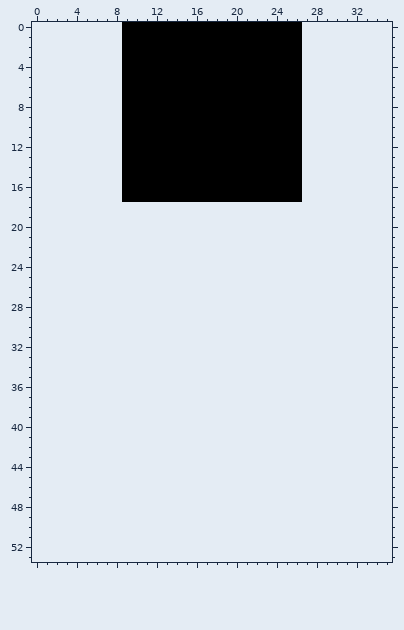
Two states of a pixel-art file, Assets/Sprites/Wall.aseprite. The first picture shows the starting point.
18x18 pixels, 1 frame. The old version is drawn lined up with the new one, on the new canvas.
Once edited:
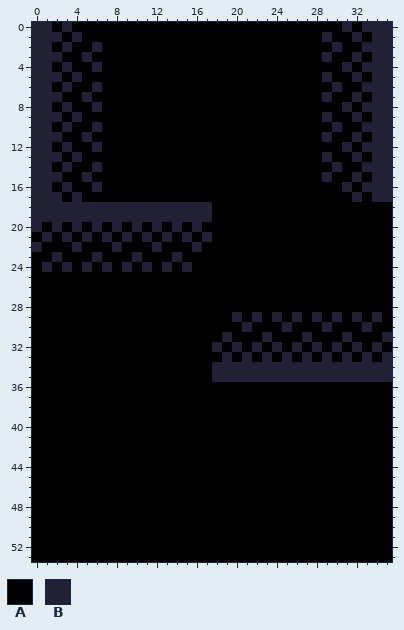
Palette (. is transparent): A #000000  B #222034
Edits made:
canvas 18x18 -> 36x54, the old top-left corner now at 9,0
y 0: x 0..8 ......... -> BBABAAAAA; x 27..35 ......... -> AAAABABBB
y 1: x 0..8 ......... -> BBBABAAAA; x 27..35 ......... -> AABAABABB
y 2: x 0..8 ......... -> BBABAABAA; x 27..35 ......... -> AAABAABBB
y 3: x 0..8 ......... -> BBBAABAAA; x 27..35 ......... -> AABAABABB
y 4: x 0..8 ......... -> BBABAABAA; x 27..35 ......... -> AAAABABBB
y 5: x 0..8 ......... -> BBBABAAAA; x 27..35 ......... -> AABAABABB
y 6: x 0..8 ......... -> BBABAABAA; x 27..35 ......... -> AAABAABBB
y 7: x 0..8 ......... -> BBBAABAAA; x 27..35 ......... -> AABAABABB
y 8: x 0..8 ......... -> BBABAABAA; x 27..35 ......... -> AAAABABBB
y 9: x 0..8 ......... -> BBBABAAAA; x 27..35 ......... -> AABAABABB
y 10: x 0..8 ......... -> BBABAABAA; x 27..35 ......... -> AAABAABBB
y 11: x 0..8 ......... -> BBBAABAAA; x 27..35 ......... -> AABAABABB
y 12: x 0..8 ......... -> BBABAABAA; x 27..35 ......... -> AAAABABBB
y 13: x 0..8 ......... -> BBBABAAAA; x 27..35 ......... -> AABAABABB
y 14: x 0..8 ......... -> BBABAABAA; x 27..35 ......... -> AAABAABBB
y 15: x 0..8 ......... -> BBBAABAAA; x 27..35 ......... -> AABAABABB
y 16: x 0..8 ......... -> BBABAABAA; x 27..35 ......... -> AAAABABBB
y 17: x 0..8 ......... -> BBBABAAAA; x 27..35 ......... -> AAAAABABB
y 18..19: x 0..35 .................................... -> BBBBBBBBBBBBBBBBBBAAAAAAAAAAAAAAAAAA
y 20: x 0..35 .................................... -> BABABABABABABABABAAAAAAAAAAAAAAAAAAA
y 21: x 0..35 .................................... -> ABABABABABABABABABAAAAAAAAAAAAAAAAAA
y 22: x 0..35 .................................... -> BAAABAAABAAABAAABAAAAAAAAAAAAAAAAAAA
y 23: x 0..35 .................................... -> AABAAABAAABAAABAAAAAAAAAAAAAAAAAAAAA
y 24: x 0..35 .................................... -> ABABABABABABABABAAAAAAAAAAAAAAAAAAAA
y 25..28: x 0..35 .................................... -> AAAAAAAAAAAAAAAAAAAAAAAAAAAAAAAAAAAA
y 29: x 0..35 .................................... -> AAAAAAAAAAAAAAAAAAAABABABABABABABABA
y 30: x 0..35 .................................... -> AAAAAAAAAAAAAAAAAAAAABAAABAAABAAABAA
y 31: x 0..35 .................................... -> AAAAAAAAAAAAAAAAAAABAAABAAABAAABAAAB
y 32: x 0..35 .................................... -> AAAAAAAAAAAAAAAAAABABABABABABABABABA
y 33: x 0..35 .................................... -> AAAAAAAAAAAAAAAAAAABABABABABABABABAB
y 34..35: x 0..35 .................................... -> AAAAAAAAAAAAAAAAAABBBBBBBBBBBBBBBBBB
y 36..53: x 0..35 .................................... -> AAAAAAAAAAAAAAAAAAAAAAAAAAAAAAAAAAAA
Pixel boxes of the changes (left, top, right, bottom) in both pictures:
added: (32, 22, 392, 562)
